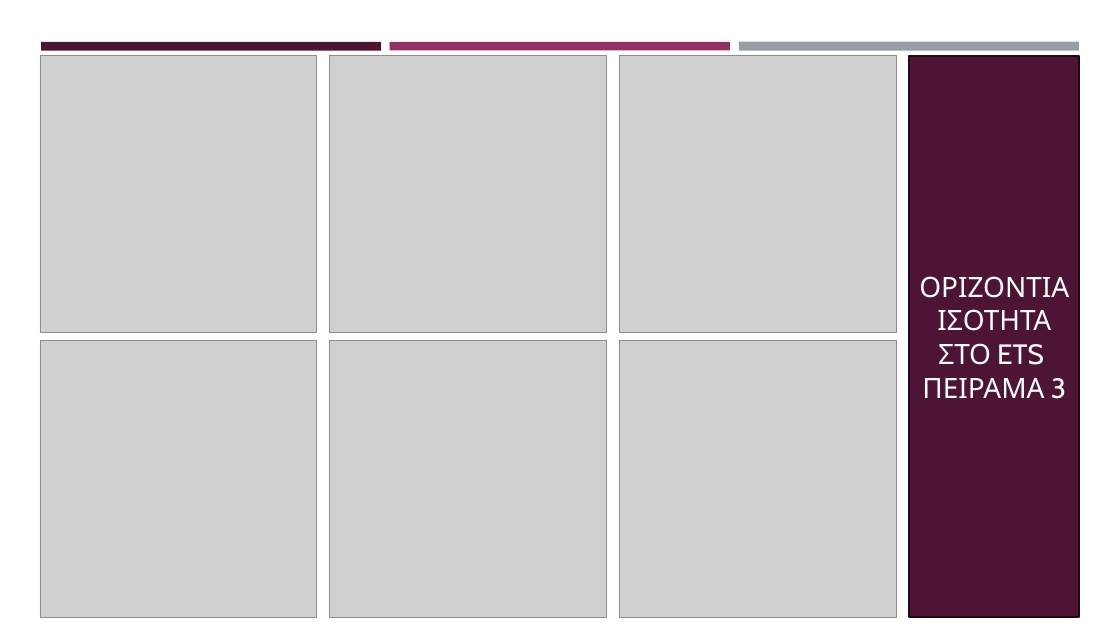
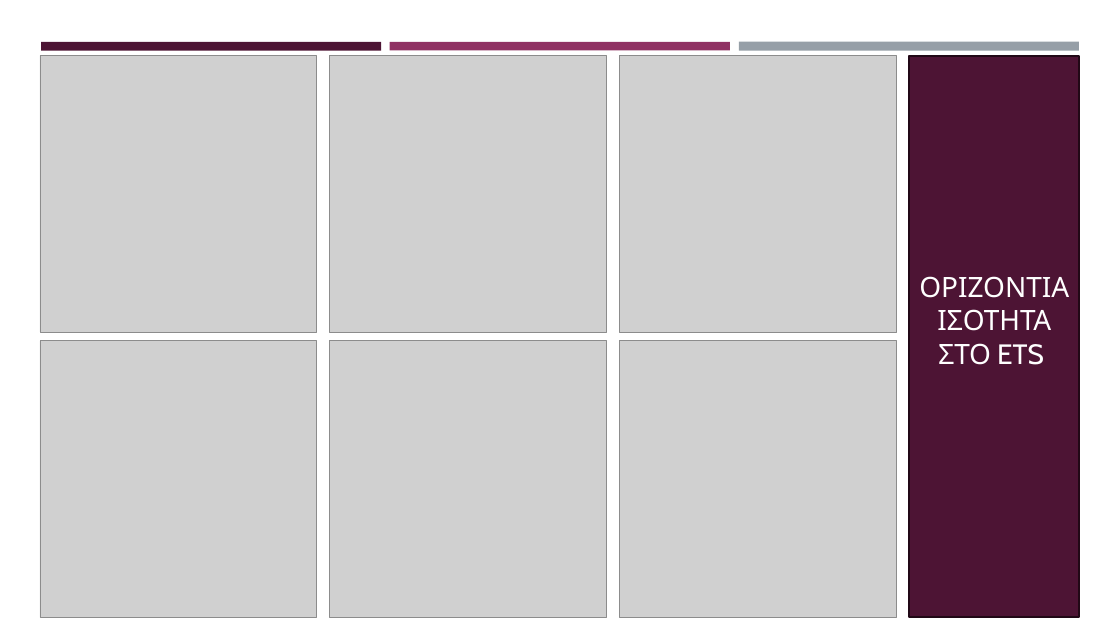
Before and after one commit to kwpap/Diplomatiki_kwpap_step_1, a slide deck: slide 13 of Thesis/Παρουσίαση.pptx (slide 16 before the commit). Drawn at 1120x630 pixels with LibreOffice and Linux fonts; fonts in the diff are those of the drawing; grey boxes stand for pictures. Boxes give left, top, right and bottom in pixels: in the first picture for what was removed or moved away, otherwise in the second. Text is boxed around its words. In the diff, an @@ line names an element or a change of style, - is before the commit and + after.

```diff
--- a/Thesis/Παρουσίαση.pptx
+++ b/Thesis/Παρουσίαση.pptx
@@ text in rectangle at (919, 276, 1069, 365): text changed @@
-ΟΡΙΖΟΝΤΙΑ ΙΣΟΤΗΤΑ ΣΤΟ ETS
-ΠΕΙΡΑΜΑ 3
+ΟΡΙΖΟΝΤΙΑ ΙΣΟΤΗΤΑ ΣΤΟ ETS
```
Also in this commit, not shown: 9 other slides changed.
